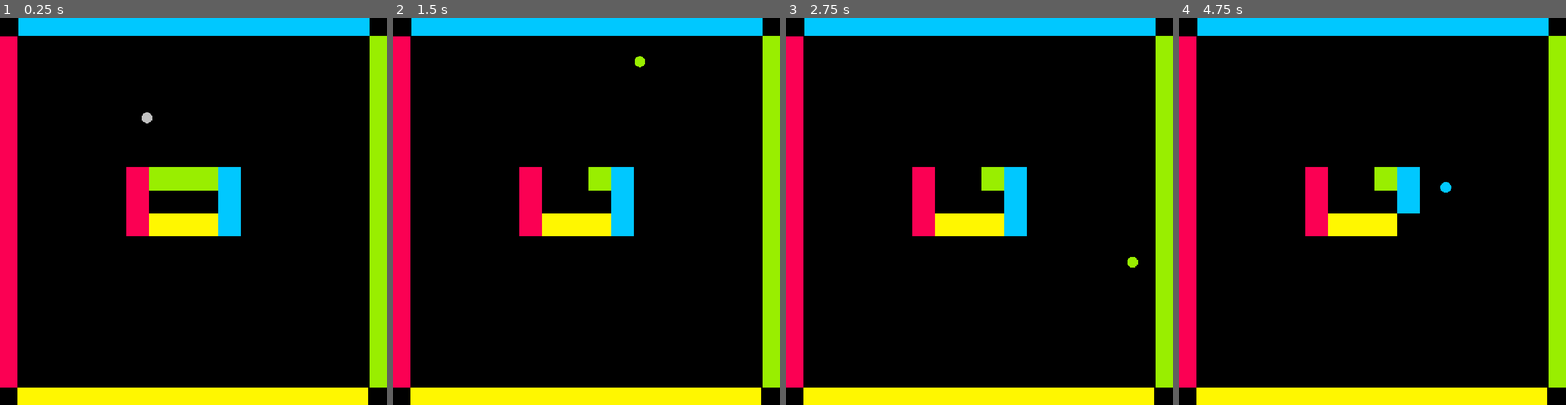
Above: before the commit, frames 1-4 (left to right).
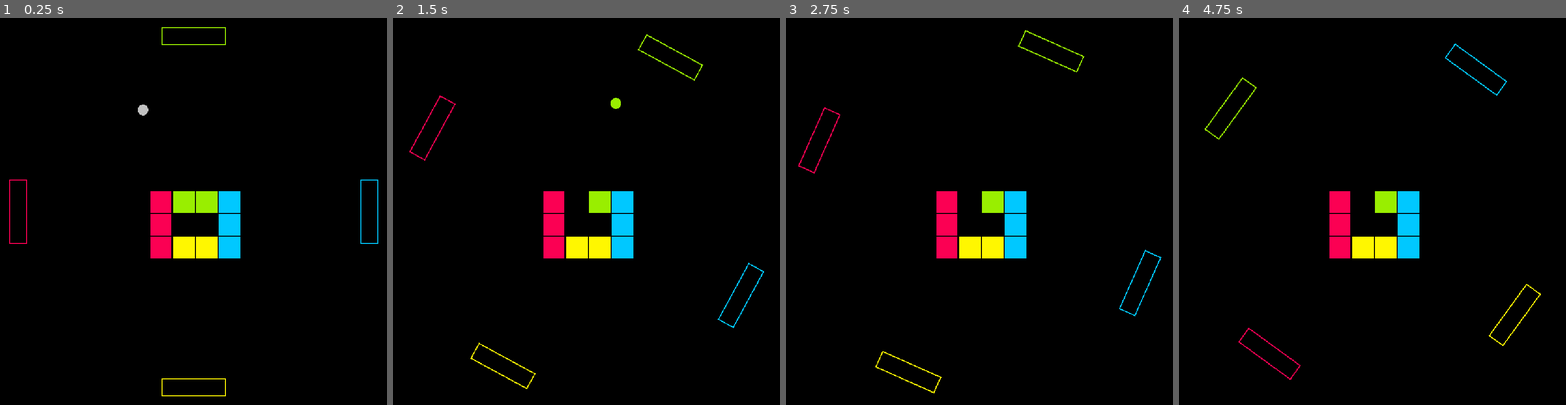
Above: after the commit, the same moments.

Repository: ericvennemeyer/maxxout
Game: Godot game, scene res://game.tscn
Two runs of this game, one before a commit and one after it. Both use one fixed random seed, a clock stepped at 60 frames per second and the inputs below.
Inputs:
- Up to frame 1 (0.25 s): no input
- Up to frame 2 (1.5 s): hold D (rotate_right, bound only after the commit) 0.53-1.28 s; hold A (rotate_left, bound only after the commit) from 1.28 s (still down)
- Up to frame 3 (2.75 s): release A (rotate_left, bound only after the commit) at 2.03 s; hold D (rotate_right, bound only after the commit) from 2.03 s (still down)
- Up to frame 4 (4.75 s): release D (rotate_right, bound only after the commit) at 3.53 s; hold A (rotate_left, bound only after the commit) from 3.53 s (still down)

The runs differ from the first frame. In frame 1, 22% of the frame differs, in the area x 0-100%, y 0-100%; in frame 2, 22%; in frame 3, 22%; in frame 4, 22%.

Commit message:
Create PaddleRing with input controls. Adjust spacing of blocks to leave border between them. Make paddles colored outlines.

Diff:
--- a/block.tscn
+++ b/block.tscn
@@ -5,7 +5,7 @@
 [sub_resource type="CanvasTexture" id="CanvasTexture_qncar"]
 
 [sub_resource type="RectangleShape2D" id="RectangleShape2D_qncar"]
-size = Vector2(64, 64)
+size = Vector2(62, 62)
 
 [node name="Block" type="Area2D"]
 collision_layer = 2
@@ -13,7 +13,7 @@
 script = ExtResource("1_im0tn")
 
 [node name="Sprite2D" type="Sprite2D" parent="."]
-scale = Vector2(64, 64)
+scale = Vector2(60, 60)
 texture = SubResource("CanvasTexture_qncar")
 
 [node name="CollisionShape2D" type="CollisionShape2D" parent="."]
--- a/game.gd
+++ b/game.gd
@@ -1,10 +1,11 @@
 extends Node2D
 
-#var viewport_size: Vector2
-#var viewport_center: Vector2
+var viewport_size: Vector2
+var viewport_center: Vector2
 
 @export var ball: PackedScene
 
+@onready var camera_2d: Camera2D = $Camera2D
 # This is the collision shape I'm using to define possible starting positions for the ball:
 @onready var circle_shape: CollisionShape2D = $BallStartZone/CircleShape
 
@@ -14,8 +15,10 @@
 
 	randomize() # Seed random number for ball start pos calculation in generate_ball_start_position()
 
-	#viewport_size = get_viewport_rect().size
-	#viewport_center = viewport_size / 2
+	viewport_size = get_viewport_rect().size
+	viewport_center = viewport_size / 2
+
+	camera_2d.global_position = viewport_center
 
 	var circle_center: Vector2 = circle_shape.position
 	var circle_radius: float = circle_shape.shape.radius
--- a/game.tscn
+++ b/game.tscn
@@ -1,23 +1,9 @@
-[gd_scene load_steps=10 format=3 uid="uid://d1qwy02mn4l55"]
+[gd_scene load_steps=6 format=3 uid="uid://d1qwy02mn4l55"]
 
-[ext_resource type="PackedScene" uid="uid://dra2imwcludka" path="res://paddle.tscn" id="1_80nbo"]
 [ext_resource type="Script" uid="uid://tpqwpajrtqjh" path="res://game.gd" id="1_feb5d"]
 [ext_resource type="PackedScene" uid="uid://b315ut83y0trh" path="res://ball.tscn" id="2_e2o6t"]
+[ext_resource type="PackedScene" uid="uid://bngv7icu5kuww" path="res://paddle_ring.tscn" id="3_fc0e3"]
 [ext_resource type="PackedScene" uid="uid://b3g1utgqt470d" path="res://level.tscn" id="4_fc0e3"]
-
-[sub_resource type="CanvasTexture" id="CanvasTexture_e2o6t"]
-resource_local_to_scene = true
-
-[sub_resource type="RectangleShape2D" id="RectangleShape2D_feb5d"]
-resource_local_to_scene = true
-size = Vector2(50, 980)
-
-[sub_resource type="CanvasTexture" id="CanvasTexture_80nbo"]
-resource_local_to_scene = true
-
-[sub_resource type="RectangleShape2D" id="RectangleShape2D_e2o6t"]
-resource_local_to_scene = true
-size = Vector2(50, 980)
 
 [sub_resource type="CircleShape2D" id="CircleShape2D_fc0e3"]
 radius = 417.51
@@ -26,60 +12,13 @@
 script = ExtResource("1_feb5d")
 ball = ExtResource("2_e2o6t")
 
-[node name="Paddle" parent="." instance=ExtResource("1_80nbo")]
-position = Vector2(23, 541)
-metadata/_edit_group_ = true
+[node name="Camera2D" type="Camera2D" parent="."]
+process_callback = 0
 
-[node name="Sprite2D" parent="Paddle" index="0"]
-scale = Vector2(50, 980)
-texture = SubResource("CanvasTexture_e2o6t")
-
-[node name="CollisionShape2D" parent="Paddle" index="1"]
-position = Vector2(0, -1)
-shape = SubResource("RectangleShape2D_feb5d")
-
-[node name="Paddle2" parent="." instance=ExtResource("1_80nbo")]
-position = Vector2(1056, 540)
-paddle_color = 1
-metadata/_edit_group_ = true
-
-[node name="Sprite2D" parent="Paddle2" index="0"]
-scale = Vector2(50, 980)
-texture = SubResource("CanvasTexture_80nbo")
-
-[node name="CollisionShape2D" parent="Paddle2" index="1"]
-position = Vector2(0, 2)
-shape = SubResource("RectangleShape2D_e2o6t")
-
-[node name="Paddle3" parent="." instance=ExtResource("1_80nbo")]
-position = Vector2(538, 1055)
-rotation = 1.5708
-paddle_color = 3
-metadata/_edit_group_ = true
-
-[node name="Sprite2D" parent="Paddle3" index="0"]
-scale = Vector2(50, 980)
-texture = SubResource("CanvasTexture_80nbo")
-
-[node name="CollisionShape2D" parent="Paddle3" index="1"]
-position = Vector2(1.00006, 2.32458e-05)
-shape = SubResource("RectangleShape2D_e2o6t")
-
-[node name="Paddle4" parent="." instance=ExtResource("1_80nbo")]
-position = Vector2(541, 24)
-rotation = 1.5708
-paddle_color = 2
-metadata/_edit_group_ = true
-
-[node name="Sprite2D" parent="Paddle4" index="0"]
-scale = Vector2(50, 980)
-texture = SubResource("CanvasTexture_80nbo")
-
-[node name="CollisionShape2D" parent="Paddle4" index="1"]
-position = Vector2(0, -3.05176e-05)
-shape = SubResource("RectangleShape2D_e2o6t")
+[node name="Paddle_Ring" parent="." instance=ExtResource("3_fc0e3")]
 
 [node name="Level" parent="." instance=ExtResource("4_fc0e3")]
+position = Vector2(0, 64)
 
 [node name="BallStartZone" type="Area2D" parent="."]
 metadata/_edit_lock_ = true
@@ -89,8 +28,3 @@
 position = Vector2(540, 540)
 shape = SubResource("CircleShape2D_fc0e3")
 disabled = true
-
-[editable path="Paddle"]
-[editable path="Paddle2"]
-[editable path="Paddle3"]
-[editable path="Paddle4"]
--- a/global.gd
+++ b/global.gd
@@ -10,3 +10,6 @@
 
 @export_category("Movement Parameters")
 @export var ball_speed: float = 400.0
+@export var max_paddle_speed: float = 90.0
+@export var paddle_acceleration: float = 30.0
+@export var paddle_friction: float = 100.0
--- a/global.tscn
+++ b/global.tscn
@@ -4,4 +4,3 @@
 
 [node name="Global" type="Node"]
 script = ExtResource("1_6q3x5")
-ball_speed = 500.0
--- a/level.tscn
+++ b/level.tscn
@@ -5,17 +5,13 @@
 [node name="Level" type="Node2D"]
 
 [node name="RedBlock" parent="." instance=ExtResource("1_u52ul")]
-position = Vector2(384, 448)
+position = Vector2(448, 448)
 
 [node name="RedBlock2" parent="." instance=ExtResource("1_u52ul")]
-position = Vector2(384, 512)
+position = Vector2(448, 512)
 
 [node name="RedBlock3" parent="." instance=ExtResource("1_u52ul")]
-position = Vector2(384, 576)
-
-[node name="GreenBlock" parent="." instance=ExtResource("1_u52ul")]
-position = Vector2(448, 448)
-block_color = 1
+position = Vector2(448, 576)
 
 [node name="GreenBlock2" parent="." instance=ExtResource("1_u52ul")]
 position = Vector2(512, 448)
@@ -44,7 +40,3 @@
 [node name="YellowBlock2" parent="." instance=ExtResource("1_u52ul")]
 position = Vector2(512, 576)
 block_color = 3
-
-[node name="YellowBlock3" parent="." instance=ExtResource("1_u52ul")]
-position = Vector2(448, 576)
-block_color = 3
--- a/paddle.tscn
+++ b/paddle.tscn
@@ -1,21 +1,30 @@
-[gd_scene load_steps=4 format=3 uid="uid://dra2imwcludka"]
+[gd_scene load_steps=5 format=3 uid="uid://dra2imwcludka"]
 
 [ext_resource type="Script" uid="uid://uv640dk56ifx" path="res://paddle.gd" id="1_0sbc1"]
 
 [sub_resource type="CanvasTexture" id="CanvasTexture_ut3sq"]
 resource_local_to_scene = true
 
-[sub_resource type="RectangleShape2D" id="RectangleShape2D_ut3sq"]
-resource_local_to_scene = true
-size = Vector2(10, 10)
+[sub_resource type="CanvasTexture" id="CanvasTexture_0sbc1"]
+
+[sub_resource type="CapsuleShape2D" id="CapsuleShape2D_0sbc1"]
+radius = 25.0
+height = 180.0
 
 [node name="Paddle" type="Area2D"]
 collision_mask = 4
 script = ExtResource("1_0sbc1")
 
 [node name="Sprite2D" type="Sprite2D" parent="."]
-scale = Vector2(10, 10)
+position = Vector2(-2.38419e-07, -2.38419e-07)
+scale = Vector2(50, 180)
 texture = SubResource("CanvasTexture_ut3sq")
 
+[node name="BlackFillSprite2D" type="Sprite2D" parent="."]
+modulate = Color(0, 0, 0, 1)
+position = Vector2(-2.38419e-07, -2.38419e-07)
+scale = Vector2(44, 174)
+texture = SubResource("CanvasTexture_0sbc1")
+
 [node name="CollisionShape2D" type="CollisionShape2D" parent="."]
-shape = SubResource("RectangleShape2D_ut3sq")
+shape = SubResource("CapsuleShape2D_0sbc1")
--- /dev/null
+++ b/paddle_ring.gd
@@ -0,0 +1,27 @@
+extends Node2D
+
+
+var paddle_speed: float = 0.0
+
+
+func _ready() -> void:
+	var viewport_size = get_viewport_rect().size
+	var viewport_center = viewport_size / 2
+	global_position = viewport_center
+
+
+func _physics_process(delta: float) -> void:
+	var direction: float = Input.get_axis("rotate_left", "rotate_right")
+	if direction:
+		accelerate(direction, delta)
+	else:
+		apply_friction(delta)
+	rotation_degrees += paddle_speed
+
+
+func accelerate(direction: float, delta: float) -> void:
+	paddle_speed = move_toward(paddle_speed, Global.max_paddle_speed * direction, Global.paddle_acceleration * delta)
+
+
+func apply_friction(delta: float) -> void:
+	paddle_speed = move_toward(paddle_speed, 0.0, Global.paddle_friction * delta)
--- /dev/null
+++ b/paddle_ring.tscn
@@ -0,0 +1,26 @@
+[gd_scene load_steps=3 format=3 uid="uid://bngv7icu5kuww"]
+
+[ext_resource type="PackedScene" uid="uid://dra2imwcludka" path="res://paddle.tscn" id="1_jp801"]
+[ext_resource type="Script" uid="uid://dcgvc0i5hwbsb" path="res://paddle_ring.gd" id="1_xui6u"]
+
+[node name="Paddle_Ring" type="Node2D"]
+script = ExtResource("1_xui6u")
+
+[node name="PaddleContainer" type="Node2D" parent="."]
+
+[node name="LeftPaddle" parent="PaddleContainer" instance=ExtResource("1_jp801")]
+position = Vector2(-490, 0)
+
+[node name="TopPaddle" parent="PaddleContainer" instance=ExtResource("1_jp801")]
+position = Vector2(0, -490)
+rotation = 1.5708
+paddle_color = 1
+
+[node name="RightPaddle" parent="PaddleContainer" instance=ExtResource("1_jp801")]
+position = Vector2(490, 0)
+paddle_color = 2
+
+[node name="BottomPaddle" parent="PaddleContainer" instance=ExtResource("1_jp801")]
+position = Vector2(0, 490)
+rotation = 1.5708
+paddle_color = 3
--- a/project.godot
+++ b/project.godot
@@ -25,6 +25,21 @@
 window/size/viewport_height=1080
 window/stretch/mode="canvas_items"
 
+[input]
+
+rotate_left={
+"deadzone": 0.2,
+"events": [Object(InputEventKey,"resource_local_to_scene":false,"resource_name":"","device":-1,"window_id":0,"alt_pressed":false,"shift_pressed":false,"ctrl_pressed":false,"meta_pressed":false,"pressed":false,"keycode":0,"physical_keycode":65,"key_label":0,"unicode":97,"location":0,"echo":false,"script":null)
+, Object(InputEventKey,"resource_local_to_scene":false,"resource_name":"","device":-1,"window_id":0,"alt_pressed":false,"shift_pressed":false,"ctrl_pressed":false,"meta_pressed":false,"pressed":false,"keycode":0,"physical_keycode":4194319,"key_label":0,"unicode":0,"location":0,"echo":false,"script":null)
+]
+}
+rotate_right={
+"deadzone": 0.2,
+"events": [Object(InputEventKey,"resource_local_to_scene":false,"resource_name":"","device":-1,"window_id":0,"alt_pressed":false,"shift_pressed":false,"ctrl_pressed":false,"meta_pressed":false,"pressed":false,"keycode":0,"physical_keycode":68,"key_label":0,"unicode":100,"location":0,"echo":false,"script":null)
+, Object(InputEventKey,"resource_local_to_scene":false,"resource_name":"","device":-1,"window_id":0,"alt_pressed":false,"shift_pressed":false,"ctrl_pressed":false,"meta_pressed":false,"pressed":false,"keycode":0,"physical_keycode":4194321,"key_label":0,"unicode":0,"location":0,"echo":false,"script":null)
+]
+}
+
 [layer_names]
 
 2d_physics/layer_1="paddle"
Not shown, added: paddle_ring.gd.uid
